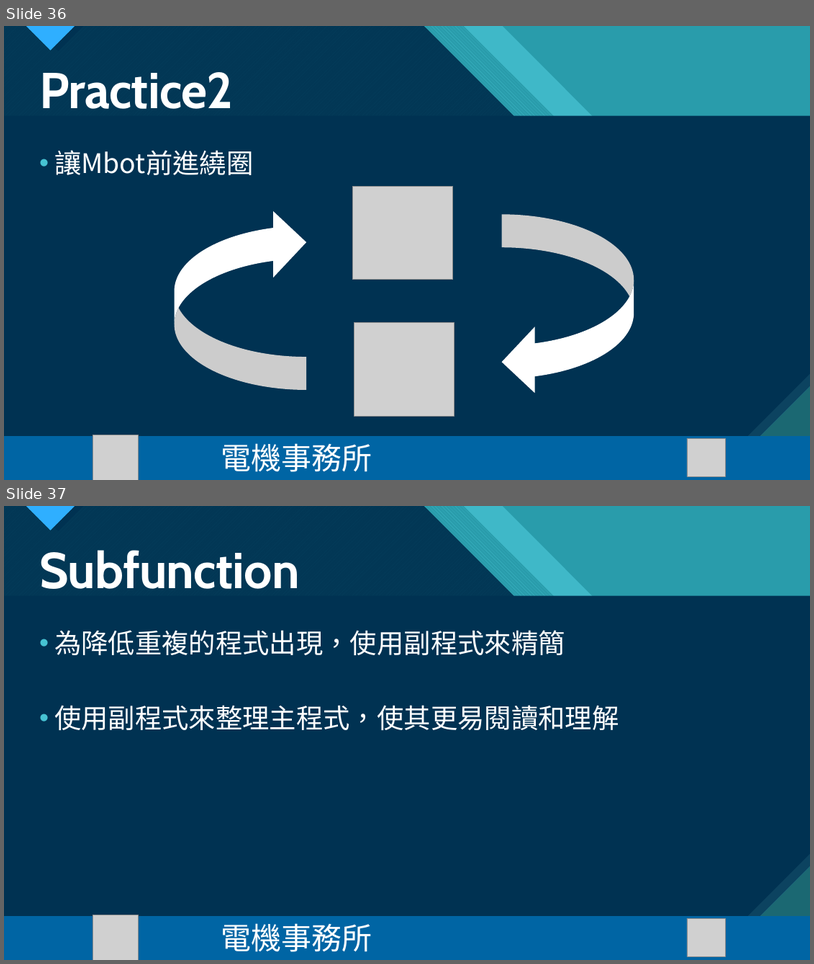
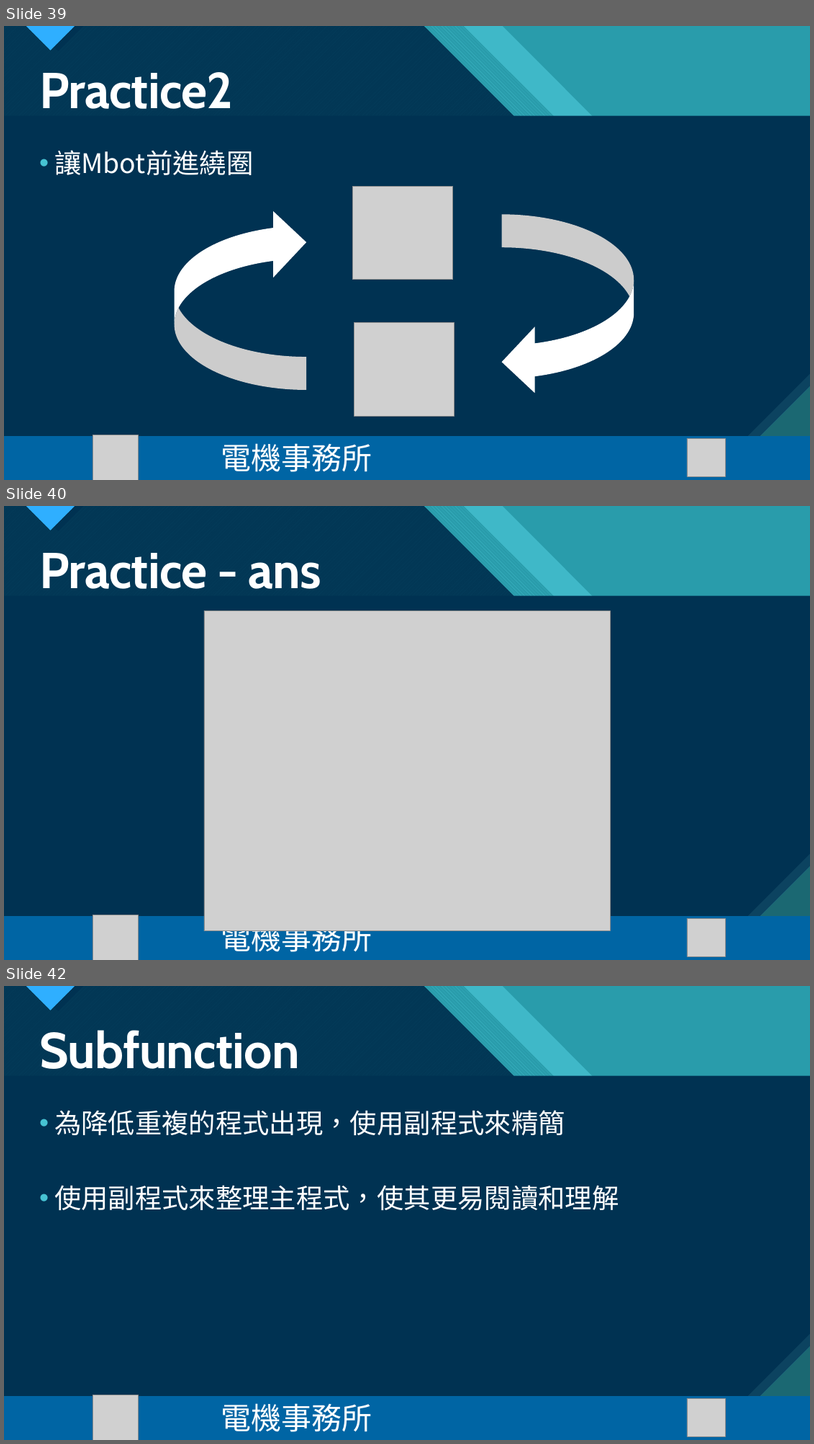
Before and after one commit to Harrysome/2022-NTNU-EEcamp, a slide deck: PPT/機器人動起來 day3.pptx. Shown one above the other, each under a label of ours: slides 36 and 37 before the commit, slides 39, 40 and 42 after it; the slides between them are not shown. The pictures are 814x964 and 814x1444 pixels, drawn with LibreOffice and Linux fonts; fonts in the diff are those of the drawing; grey boxes stand for pictures. Boxes give left, top, right and bottom in pixels: in the first picture for what was removed or moved away, otherwise in the second. Text is boxed around its words. In the diff, an @@ line names an element or a change of style, - is before the commit and + after.

```diff
--- a/PPT/機器人動起來 day3.pptx
+++ b/PPT/機器人動起來 day3.pptx
@@ slide 40 added at bbox=[4, 506, 810, 960], background #47C3D3; not listed: 18 template elements that a slide beside it also shows @@
@@ title added at bbox=[39, 553, 322, 589], 60 pt, text #FFFFFF, bold @@
+Practice - ans
@@ picture added at bbox=[204, 610, 610, 931] @@
@@ group added at bbox=[4, 915, 810, 960]: 2 pictures, 1 rectangle, 1 text @@
+電機事務所
@@ what was slide 36 is now slide 39 @@
@@ what was slide 37 is now slide 42 @@
```
Also in this commit, not shown: 3 slides changed, 6 other slides added, 2 other files.
